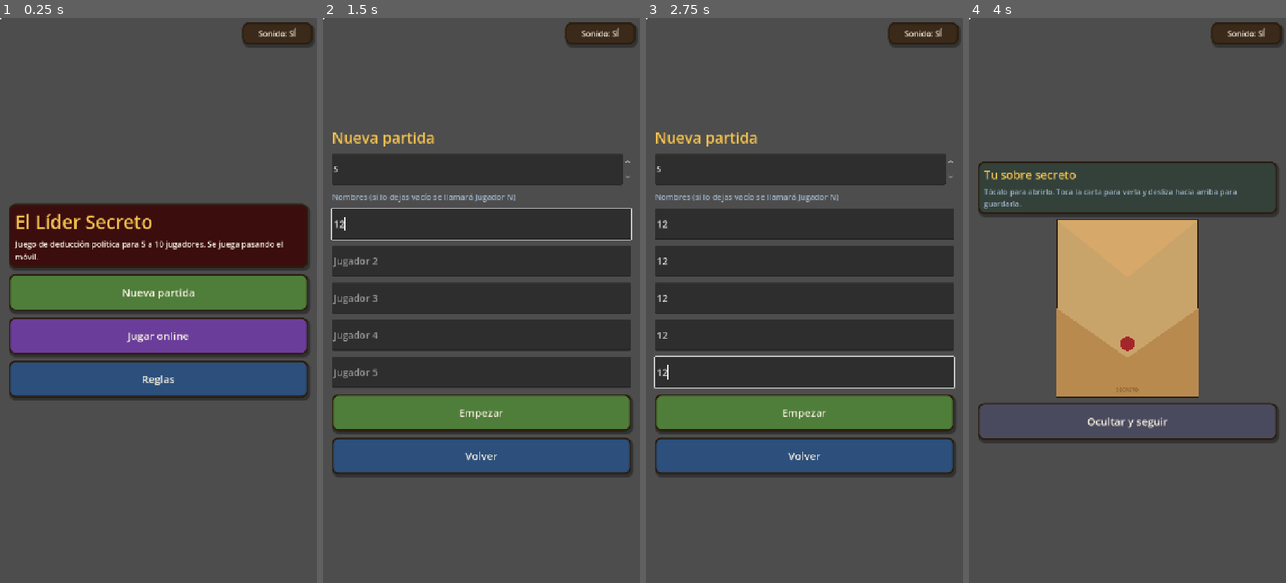
Above: before the commit, frames 1-4 (left to right).
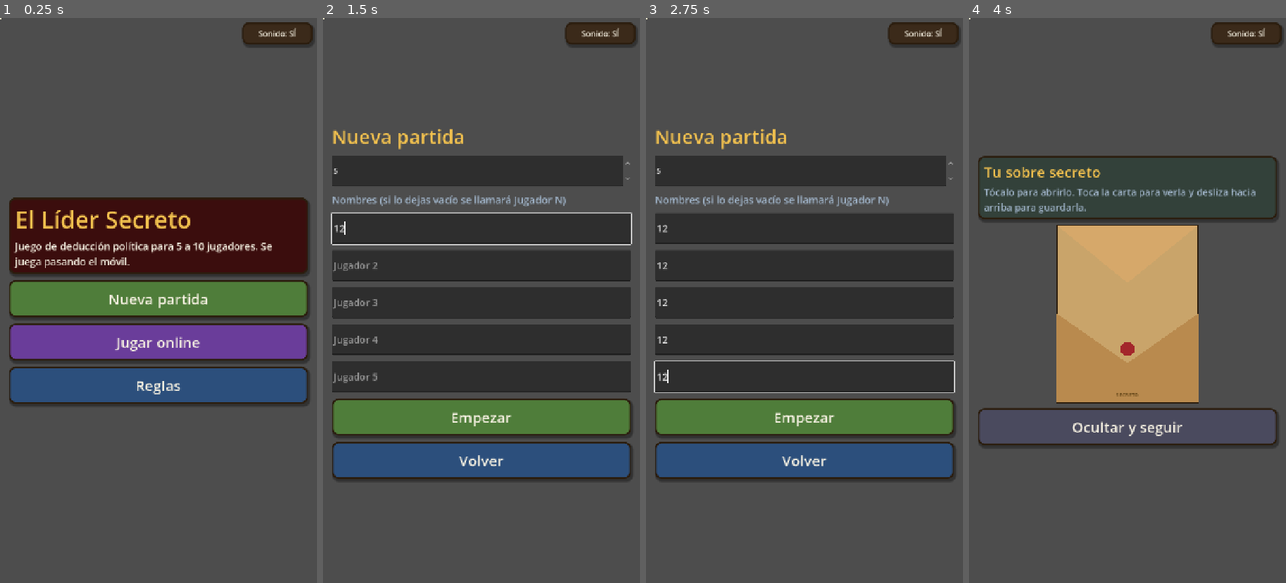
Above: after the commit, the same moments.

Repository: RafaValentin17/El-Lider-Secreto
Game: Godot game, scene res://main.tscn
Two runs of this game, one before a commit and one after it. Both use one fixed random seed, a clock stepped at 60 frames per second and the inputs below.
Inputs (mouse positions are in pixels of both pictures, inside the frame that each line leads up to):
- Up to frame 1 (0.25 s): no input
- Up to frame 2 (1.5 s): click "Nueva partida" at 0.5 s; click (481, 221) at 1.27 s; type "12" at 1.35 s
- Up to frame 3 (2.75 s): click (804, 260) at 1.5 s; type "12" at 1.58 s; click (804, 300) at 1.73 s; type "12" at 1.82 s; click (804, 334) at 2.02 s; type "12" at 2.1 s; click (804, 373) at 2.25 s; type "12" at 2.33 s
- Up to frame 4 (4 s): click "Empezar" at 2.75 s; click "Soy 12, continuar" at 3.5 s

The runs differ from the first frame. In frame 1, 14% of the frame differs, in the area x 2-98%, y 31-69%; in frame 2, 15%, in the area x 2-98%, y 19-82%; in frame 3, 15%; in frame 4, 7.4%.

Commit message:
Textos más grandes en toda la interfaz
Co-Authored-By: Claude Haiku 5.5 <noreply@anthropic.com>
Claude-Session: https://claude.ai/code/session_017LDfjcydiVQ5HAJ8RkrvM8

Diff:
--- a/scripts/main.gd
+++ b/scripts/main.gd
@@ -11,6 +11,7 @@
 const GREEN := Color("#4f7d3a")
 const GREY := Color("#4a4a5e")
 const INK := Color("#2b1d0e")
+const TXT := 1.3  # factor de tamaño para textos legibles en móvil
 
 var scroll: ScrollContainer
 var margin: MarginContainer
@@ -132,7 +133,7 @@
 	l.text = text
 	l.autowrap_mode = TextServer.AUTOWRAP_WORD_SMART
 	l.size_flags_horizontal = Control.SIZE_EXPAND_FILL
-	l.add_theme_font_size_override("font_size", size)
+	l.add_theme_font_size_override("font_size", int(size * TXT))
 	l.add_theme_color_override("font_color", col)
 	cur.add_child(l)
 	return l
@@ -143,7 +144,7 @@
 	b.text = text
 	b.custom_minimum_size = Vector2(0, 84)
 	b.size_flags_horizontal = Control.SIZE_EXPAND_FILL
-	b.add_theme_font_size_override("font_size", 24)
+	b.add_theme_font_size_override("font_size", int(26 * TXT))
 	b.add_theme_color_override("font_color", CREAM)
 	b.add_theme_stylebox_override("normal", _sb(col))
 	b.add_theme_stylebox_override("hover", _sb(col.lightened(0.15)))
@@ -297,7 +298,7 @@
 	b.disabled = not enabled
 	b.custom_minimum_size = Vector2(0, 84)
 	b.size_flags_horizontal = Control.SIZE_EXPAND_FILL
-	b.add_theme_font_size_override("font_size", 34 if text.length() == 1 else 24)
+	b.add_theme_font_size_override("font_size", int(34 * TXT) if text.length() == 1 else int(24 * TXT))
 	b.add_theme_color_override("font_color", CREAM)
 	b.add_theme_color_override("font_disabled_color", MUTED)
 	b.add_theme_stylebox_override("normal", _sb(Color("#2f6f8f")))
@@ -492,7 +493,7 @@
 			tags.append("eliminado")
 		var t := Label.new()
 		t.text = _pname(i) + ("\n" + _join(tags) if tags.size() > 0 else "")
-		t.add_theme_font_size_override("font_size", 18)
+		t.add_theme_font_size_override("font_size", int(18 * TXT))
 		t.add_theme_color_override("font_color", CREAM if alive else MUTED)
 		panel.add_child(t)
 		grid.add_child(panel)
@@ -1017,7 +1018,7 @@
 			tags.append("eliminado")
 		var t := Label.new()
 		t.text = String(names[i]) + ("\n" + _join(tags) if tags.size() > 0 else "")
-		t.add_theme_font_size_override("font_size", 18)
+		t.add_theme_font_size_override("font_size", int(18 * TXT))
 		t.add_theme_color_override("font_color", CREAM if alive[i] else MUTED)
 		panel.add_child(t)
 		grid.add_child(panel)
